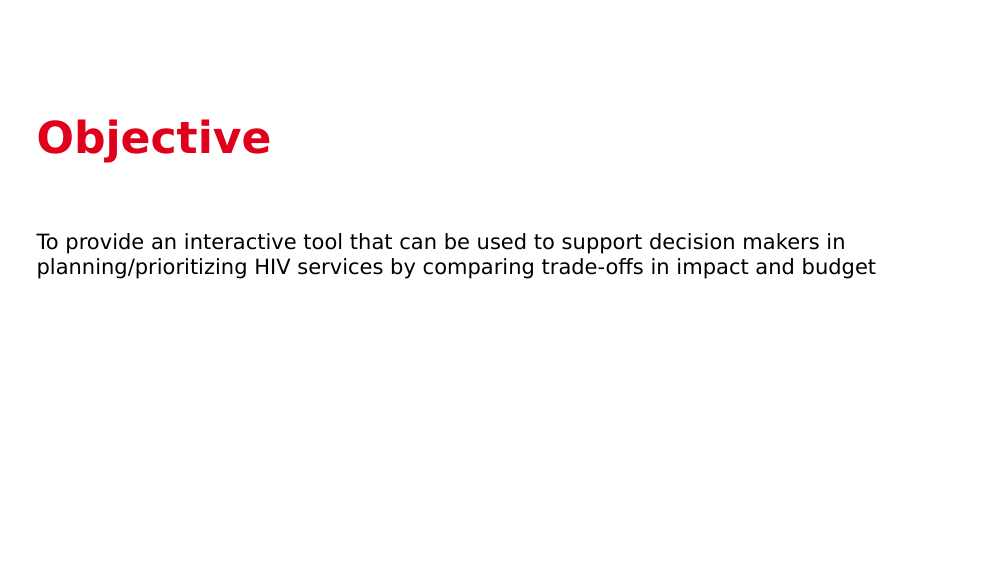
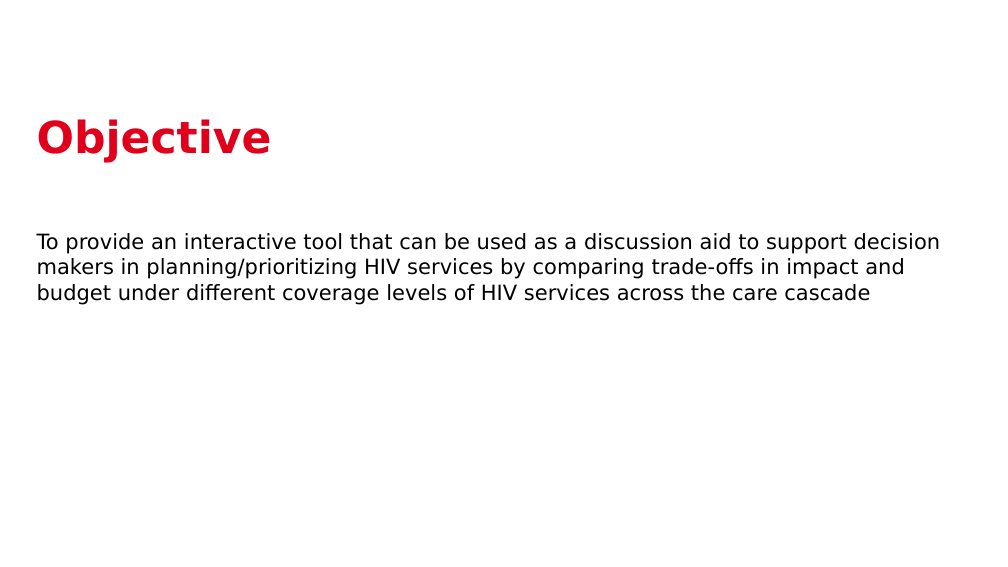
Before and after one commit to adenooy2/HIV_prioritization_tool, a slide deck: slide 2 of outputs/presentations/HIV Prioritization Tool MVP.pptx. Drawn at 1008x567 pixels with LibreOffice and Linux fonts; fonts in the diff are those of the drawing; background and template pictures are left out. Boxes give left, top, right and bottom in pixels: in the first picture for what was removed or moved away, otherwise in the second. Text is boxed around its words. In the diff, an @@ line names an element or a change of style, - is before the commit and + after.

```diff
--- a/outputs/presentations/HIV Prioritization Tool MVP.pptx
+++ b/outputs/presentations/HIV Prioritization Tool MVP.pptx
@@ text at bbox=[37, 233, 941, 305]: text changed @@
-To provide an interactive tool that can be used to support decision makers in planning/prioritizing HIV services by comparing trade-offs in impact and budget
+To provide an interactive tool that can be used as a discussion aid to support decision makers in planning/prioritizing HIV services by comparing trade-offs in impact and budget under different coverage levels of HIV services across the care cascade
```
Also in this commit, not shown: 2 other slides changed, 3 slides added, 1 slide removed, 1 other file.
